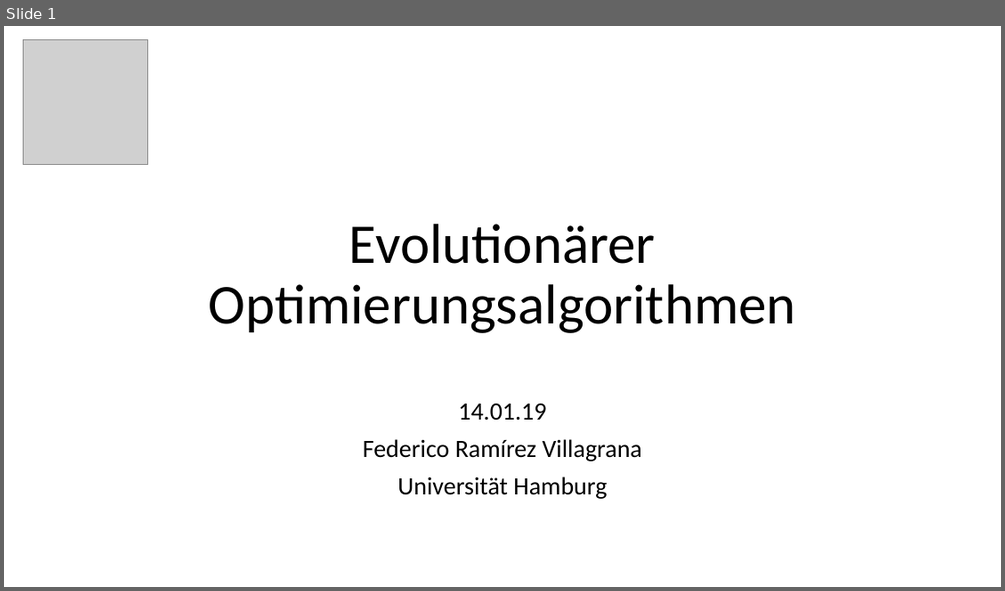
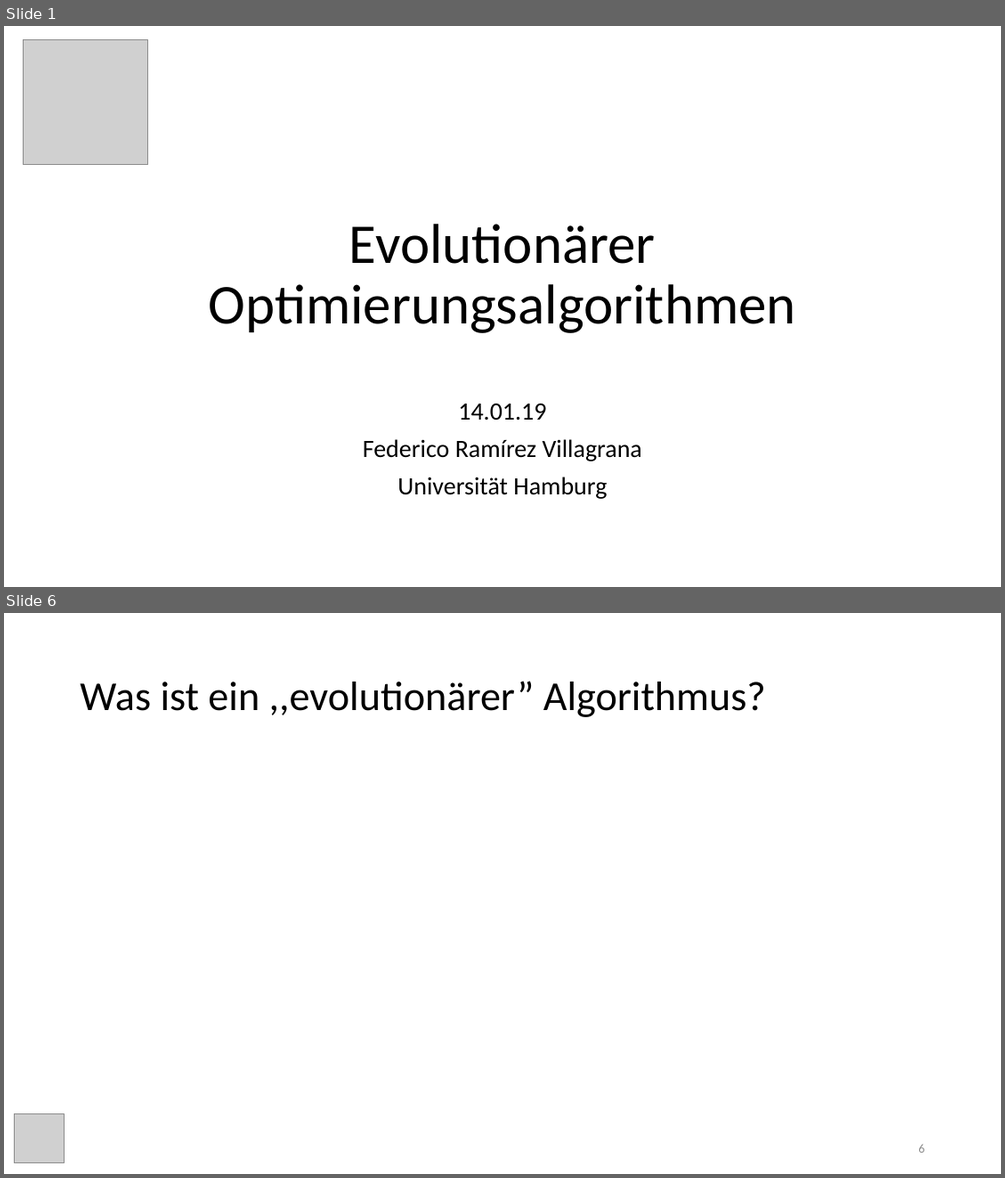
Before and after one commit to freddieRv/evolutive_algorithms_paper, a slide deck: vortrag/evolutionary_algorithms.pptx. Shown one above the other, each under a label of ours: slide 1 before the commit, slides 1 and 6 after it; the slides between them are not shown. The pictures are 1005x591 and 1005x1178 pixels, drawn with LibreOffice and Linux fonts; fonts in the diff are those of the drawing; grey boxes stand for pictures. Boxes give left, top, right and bottom in pixels: in the first picture for what was removed or moved away, otherwise in the second. Text is boxed around its words. In the diff, an @@ line names an element or a change of style, - is before the commit and + after.

```diff
--- a/vortrag/evolutionary_algorithms.pptx
+++ b/vortrag/evolutionary_algorithms.pptx
@@ slide 6 added at box(4, 613, 1001, 1174), background #FFFFFF @@
@@ title added at box(80, 681, 766, 717), 39.6 pt, text #000000 @@
+Was ist ein ,,evolutionärer” Algorithmus?
@@ picture added at box(15, 1113, 64, 1163) @@
@@ page number added at box(918, 1144, 924, 1152), 12 pt, text #8C8C8C @@
+6
```
Also in this commit, not shown: 6 other slides added, 1 slide removed, 1 other file.
